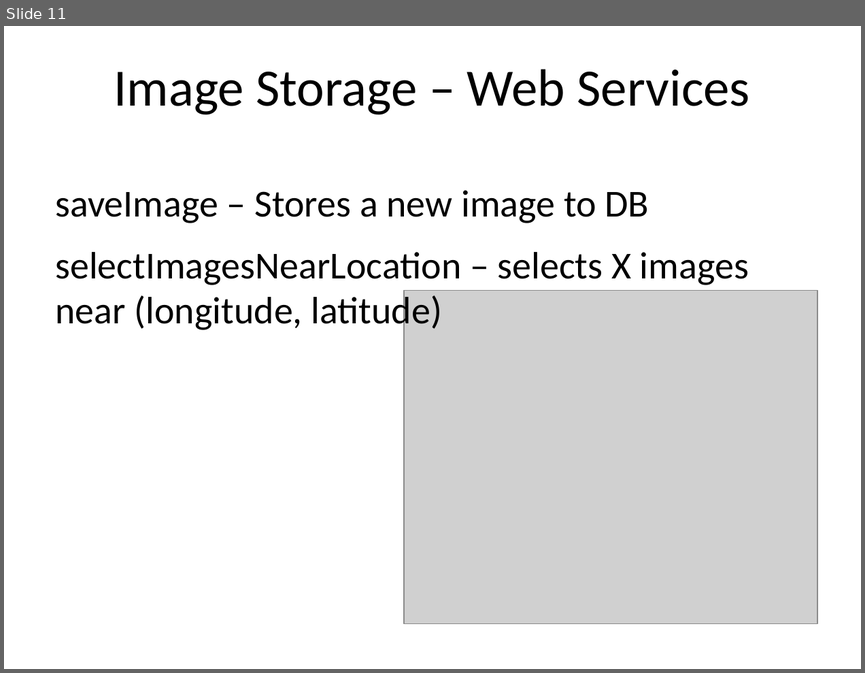
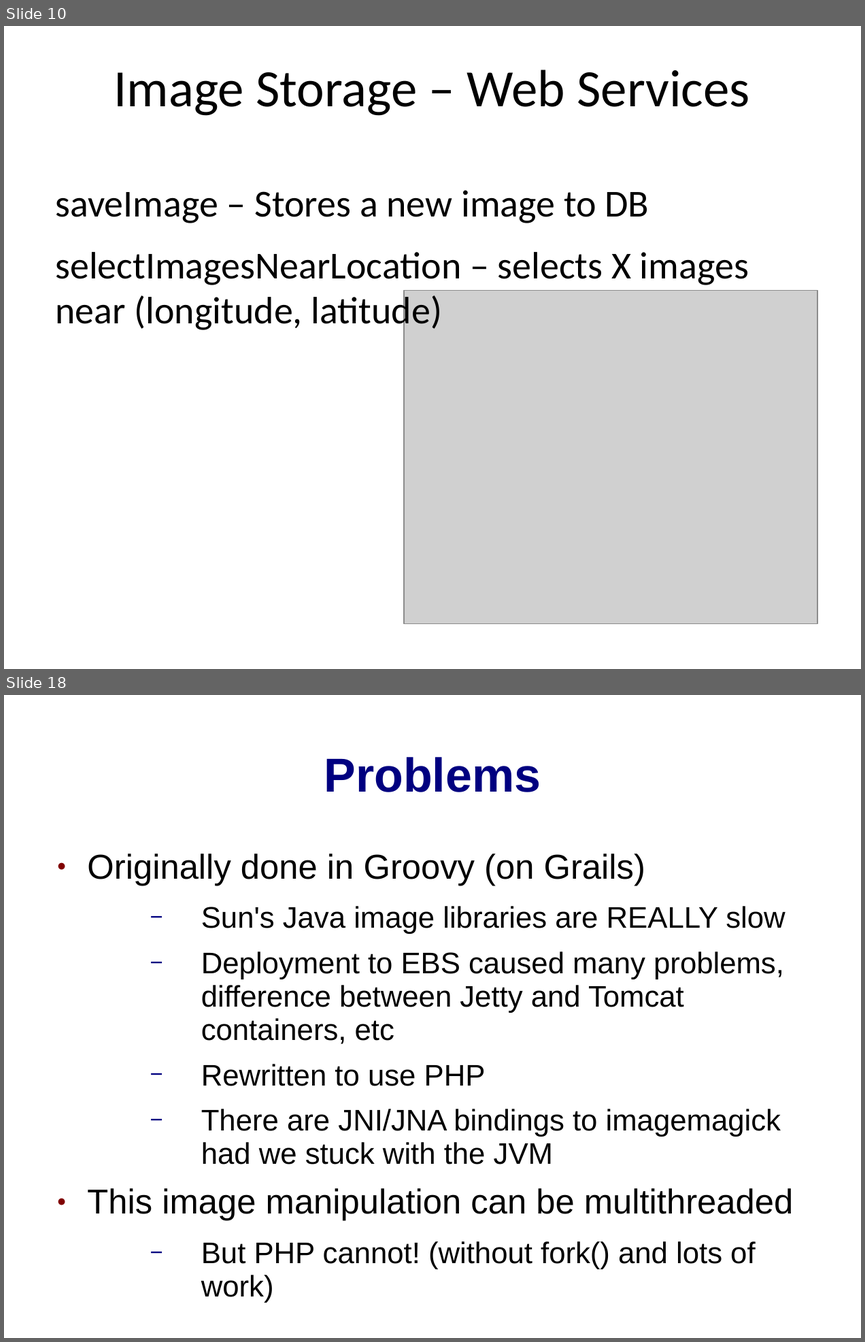
Before and after one commit to thatsnotright/distributed-imagemosaic, a slide deck: GeoMosaic.ppt. Shown one above the other, each under a label of ours: slide 11 before the commit, slides 10 and 18 after it; the slides between them are not shown. The pictures are 865x673 and 865x1342 pixels, drawn with LibreOffice and Linux fonts; fonts in the diff are those of the drawing; grey boxes stand for pictures; background and template pictures are left out. Boxes give left, top, right and bottom in pixels: in the first picture for what was removed or moved away, otherwise in the second. Text is boxed around its words. In the diff, an @@ line names an element or a change of style, - is before the commit and + after.

```diff
--- a/GeoMosaic.ppt
+++ b/GeoMosaic.ppt
@@ slide 18 added at (x1=4, y1=695, x2=861, y2=1338), background picture (left out) @@
@@ title added at (x1=324, y1=757, x2=541, y2=792), 40 pt, text #000080, bold @@
+Problems
@@ text added at (x1=87, y1=853, x2=793, y2=1302), 25 pt, text #000000 @@
+● Originally done in Groovy (on Grails)
+  − Sun's Java image libraries are REALLY slow
+  − Deployment to EBS caused many problems, difference between Jetty and Tomcat containers, etc
+  − Rewritten to use PHP
+  − There are JNI/JNA bindings to imagemagick had we stuck with the JVM
+● This image manipulation can be multithreaded
+  − But PHP cannot! (without fork() and lots of work)
@@ what was slide 11 is now slide 10 @@
```
Also in this commit, not shown: 3 slides changed, 7 other slides added, 2 slides removed.
